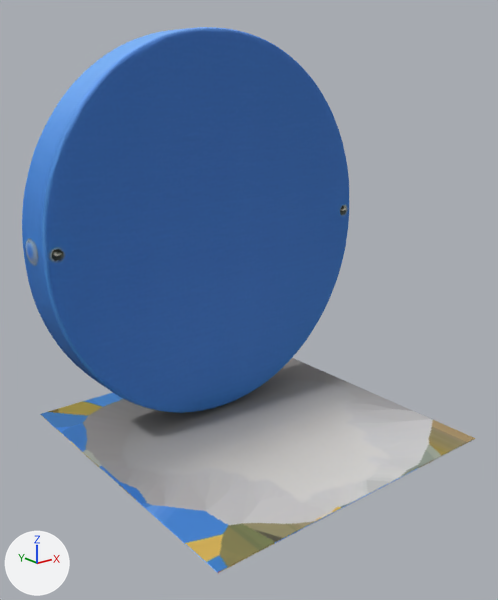
Two versions of the glTF model assets/exported/school_clock/school_clock.glb, one commit apart.
Before and after are seen from a camera (50 mm lens) standing at (-1.042, -1.299, 0.373) and looking at (-0.028, -0.031, -0.134). The axes (+X, +Y, +Z) are drawn at lower left. The lights are the same throughout. The older version comes first. Vertices at exactly the same position are counted once.

The first picture shows 'qtmesh_gen3d_1_1788700796873'.
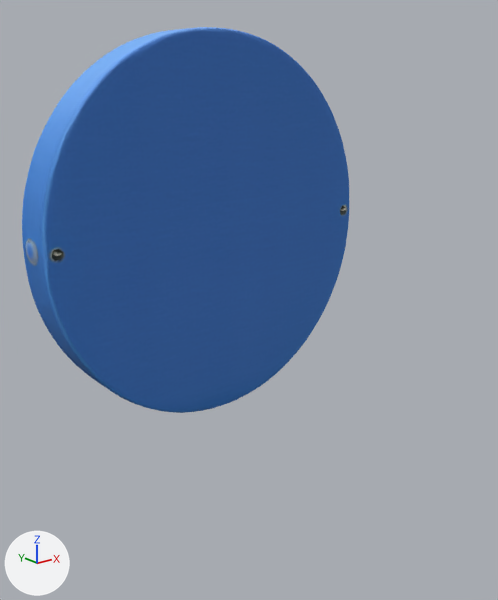
Boxes [x1, y1, x2, y2] around the edits, measured in the pictures (498 x 600 px):
'qtmesh_gen3d_1_1788700796873', reshaped (28% narrower, 29% shorter): before [22, 27, 475, 573]; after [22, 27, 349, 413]
part 1 of me_mesh_0, deleted: before [40, 358, 475, 573]

Diff of the bpy script that builds the scene:
```diff
--- a/assets/exported/school_clock/school_clock.glb.py
+++ b/assets/exported/school_clock/school_clock.glb.py
@@ me_mesh_0 @@
 # used by ob_qtmesh_gen3d_1_1788700796873; location = (0.0, 0.0, 0.0)
-me_mesh_0.from_pydata(...)  # 4994 vertices, 10000 faces; spans x -0.485..0.485, y -0.417..0.417, z -0.502..0.502
+me_mesh_0.from_pydata(...)  # 4975 vertices, 9965 faces; spans x -0.485..0.485, y 0.115..0.253, z -0.487..0.502
+# me_mesh_0 part 1: the loose piece of 19 vertices spanning x -0.412..0.412, y -0.417..0.417, z -0.502..-0.498 is deleted
 me_mesh_0.materials.append(mat_qtmesh_gen3d_1_1788700796873_mesh_mat)
```
